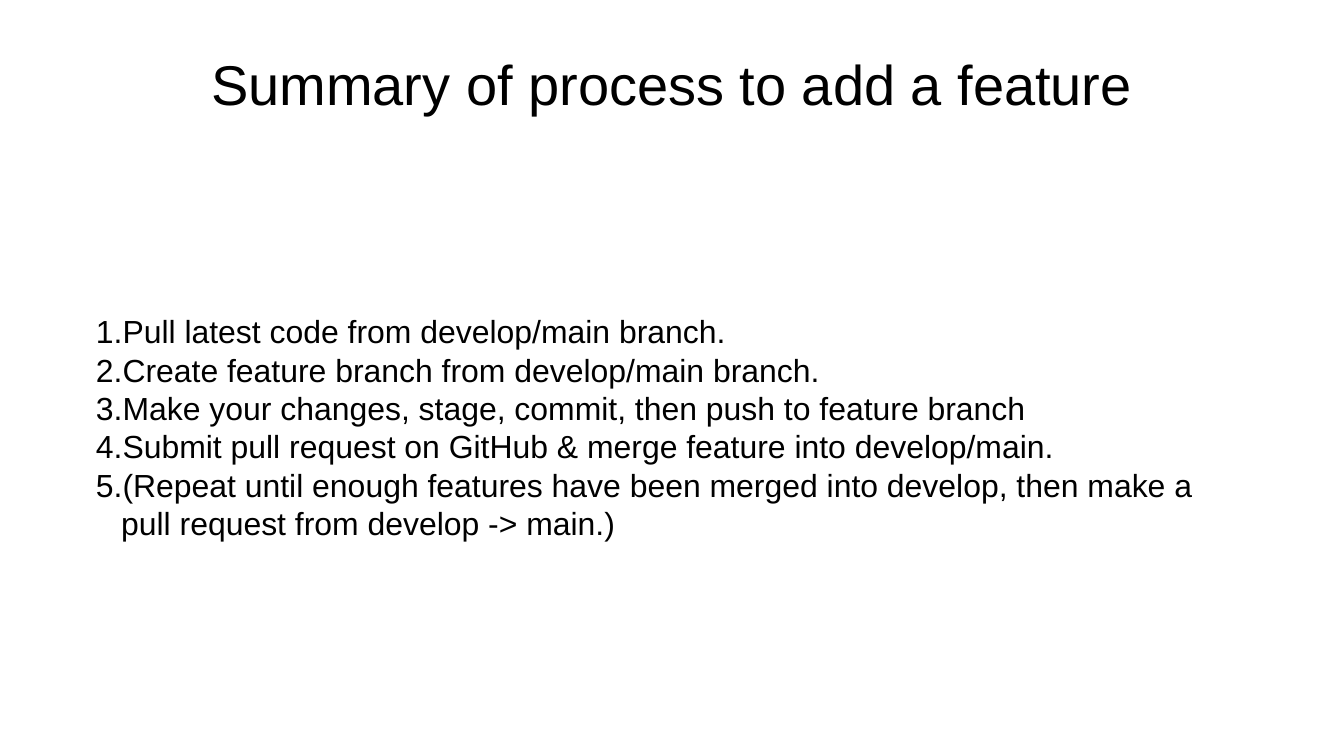
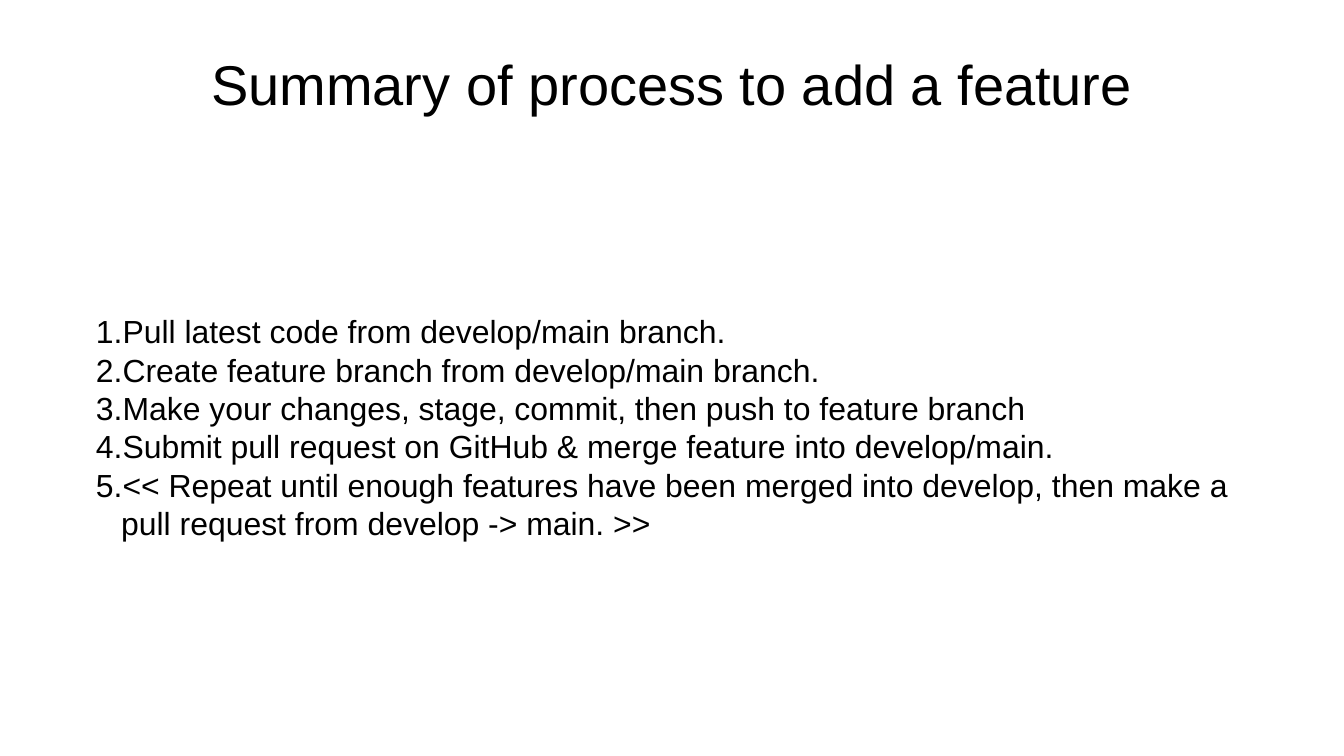
Before and after one commit to semaphoreP/codeastro, a slide deck: slide 12 of Day1/gitflow.pptx (slide 11 before the commit). Drawn at 1344x756 pixels with LibreOffice and Linux fonts; fonts in the diff are those of the drawing. Boxes give left, top, right and bottom in pixels: in the first picture for what was removed or moved away, otherwise in the second. Text is boxed around its words. In the diff, an @@ line names an element or a change of style, - is before the commit and + after.

```diff
--- a/Day1/gitflow.pptx
+++ b/Day1/gitflow.pptx
@@ text at <box>121,474,1228,542</box>: text changed @@
-5. (Repeat until enough features have been merged into develop, then make a pull request from develop -> main.)
+5. << Repeat until enough features have been merged into develop, then make a pull request from develop -> main. >>
```
Also in this commit, not shown: 5 other slides changed, 1 slide added, 4 slides removed.
